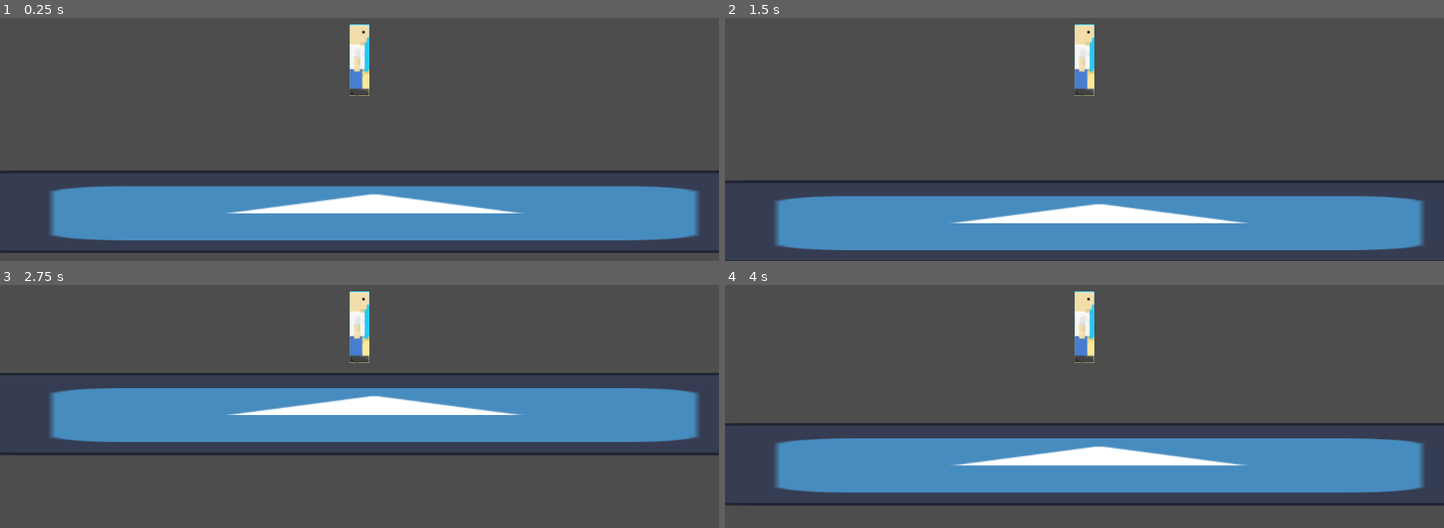
Above: before the commit, frames 1-4 (two rows, left to right).
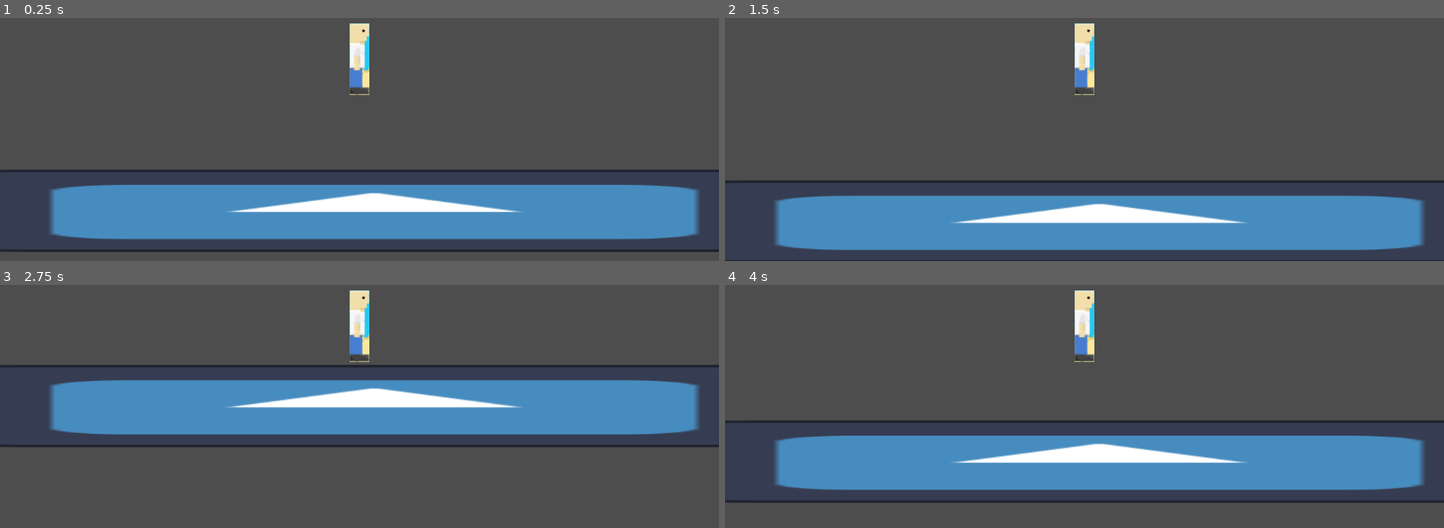
Above: after the commit, the same moments.

Repository: Someone-That/Getaway-Shooting
Game: Godot game, scene res://Scenes/main.tscn
The game is run twice, just before and just after one commit, with the same random seed, the same clock (stepped at 60 frames per second) and the same inputs. The engine's default icon, where the game draws it, is replaced by a stand-in: a white triangle on a blue panel in a dark square.
Inputs:
- Up to frame 1 (0.25 s): no input
- Up to frame 2 (1.5 s): hold E (p1right) 0.53-1.28 s; tap R (p1use) at 0.6, 1.35 s; hold W (p1left) from 1.28 s (still down)
- Up to frame 3 (2.75 s): release W (p1left) at 2.03 s; hold E (p1right) from 2.03 s (still down); tap R (p1use) at 2.1 s
- Up to frame 4 (4 s): tap R (p1use) at 2.85, 3.6 s; release E (p1right) at 3.53 s; hold W (p1left) from 3.53 s (still down)

The runs differ from the first frame. In frame 1, 3.7% of the frame differs, in the area x 0-100%, y 2-97%; in frame 2, 0.9%; in frame 3, 13%, in the area x 0-100%, y 2-71%; in frame 4, 8.1%.

Commit message:
another futile attempt

Diff:
--- a/Scenes/character.tscn
+++ b/Scenes/character.tscn
@@ -11,11 +11,12 @@
 size = Vector2(47.295, 166.39)
 
 [node name="RigidBody2D" type="RigidBody2D"]
+center_of_mass_mode = 1
 physics_material_override = SubResource("PhysicsMaterial_mpnnt")
+gravity_scale = 1.1
 max_contacts_reported = 1
 contact_monitor = true
 can_sleep = false
-constant_torque = 3.26
 script = ExtResource("1_3ra8w")
 collisionpath = NodePath("CollisionShape2D")
 spritepath = NodePath("CollisionShape2D/Sprite2D")
@@ -23,7 +24,7 @@
 metadata/_edit_group_ = true
 
 [node name="CollisionShape2D" type="CollisionShape2D" parent="."]
-position = Vector2(0, -80.195)
+position = Vector2(0, -83.195)
 shape = SubResource("RectangleShape2D_6ibit")
 
 [node name="Sprite2D" type="Sprite2D" parent="CollisionShape2D"]
--- a/Scripts/character.gd
+++ b/Scripts/character.gd
@@ -1,6 +1,6 @@
 extends RigidBody2D
 
-var sensitivity = 3
+var sensitivity = 1.5
 var gravity = 1000
 var max_rotation = 55
 
@@ -15,7 +15,7 @@
 
 @onready var width = collision.shape.size.x
 var ground_torque = 120000
-var air_torque = 6000
+var air_torque = 100
 var on_floor = false
 var jump_force = 800
 var torqueless_zone = 5 #degrees (same as getaway shootout)
@@ -31,6 +31,7 @@
 # Called every frame. 'delta' is the elapsed time since the previous frame.
 func _physics_process(delta):
 	lock_rotation = false
+	center_of_mass_mode = CENTER_OF_MASS_MODE_AUTO
 	if Input.is_action_pressed("p1left") and not Input.is_action_pressed("p1right"):
 		turn(-1, delta)
 
@@ -53,6 +54,7 @@
 		turning = false
 		physics_material_override.bounce = default_bounce
 		angular_velocity = 0
+		angular_damp
 		pass
 
 	apply_bobble_effect(delta)
@@ -75,11 +77,12 @@
 	if abs(rotation_degrees) > 10:
 		apply_torque(-direction * ground_torque * delta * 60)
 	elif not in_torqueless_zone():
-		if angular_velocity * -direction > 3:
+		if angular_velocity * -direction > 3 and 0:
 			apply_torque(direction * ground_torque * delta * 440)
 
 
 func turn(direction, delta):
+	center_of_mass_mode = CENTER_OF_MASS_MODE_CUSTOM
 	if on_floor or turning:
 		physics_material_override.bounce = 0
 		lock_rotation = true
